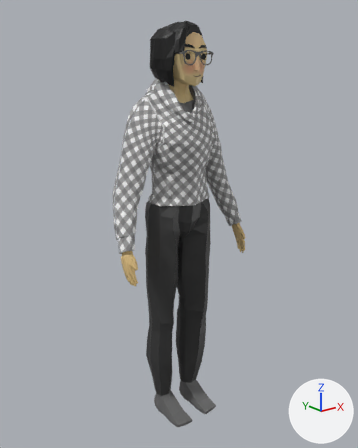
Renders of the Blender file ArtSourceFiles/Character/Raina/Raina.blend from each side of a commit.
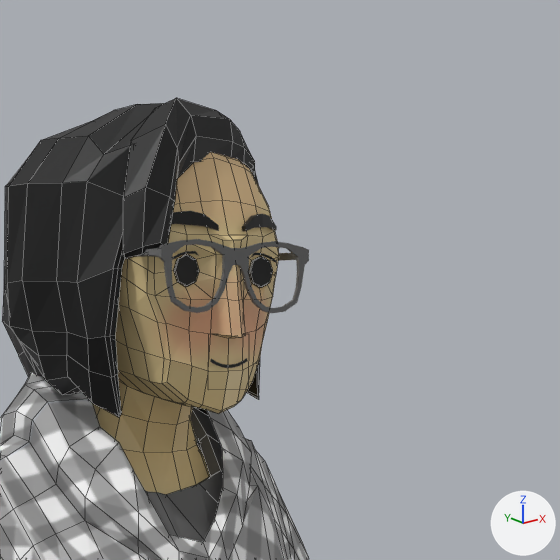
Each version appears first whole from a 50 mm lens placed at (-2.996, -3.702, 3.658), pointed at (0.019, 0.067, 2.151), and next in a close-up on the part from 42% to 74% of the width and 0% to 26% of the height. Every picture has the same lights, and +X, +Y and +Z are marked at lower right. The close-ups show mesh edges as thin lines.

The first close-up shows 'Female Soldier v2', 'Glasses14', 'Shirt-1.001', 'eyebrows-1', 'hairbit.001'.
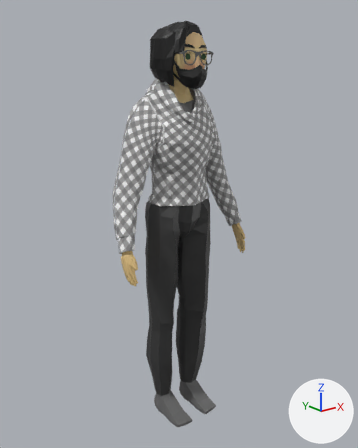
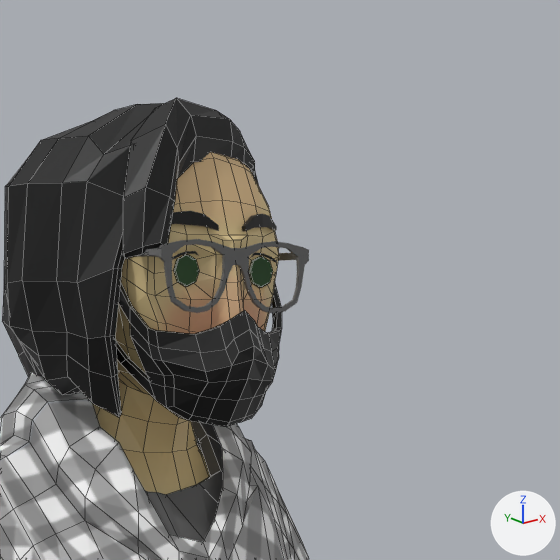
What differs and where, as boxes (x1, y1, x2, y2) in the close-ups (560 x 560 px):
'faceMask', added (black)
    after: (116, 283, 282, 427)

Diff of the bpy script that builds the scene:
```diff
--- a/ArtSourceFiles/Character/Raina/Raina.blend.py
+++ b/ArtSourceFiles/Character/Raina/Raina.blend.py
@@ me_cube_039 @@
+me_cube_039.from_pydata(...)  # 230 vertices, 232 faces; spans x -0.197..0.197, y -0.001..0.321, z -0.172..0.176
+me_cube_039.materials.append(mat_black_001)  # black #000000
@@ ob_facemask @@
+ob_facemask = bpy.data.objects.new('faceMask', me_cube_039)
+ob_facemask.location = (0.0, -0.279, 3.656)
```
